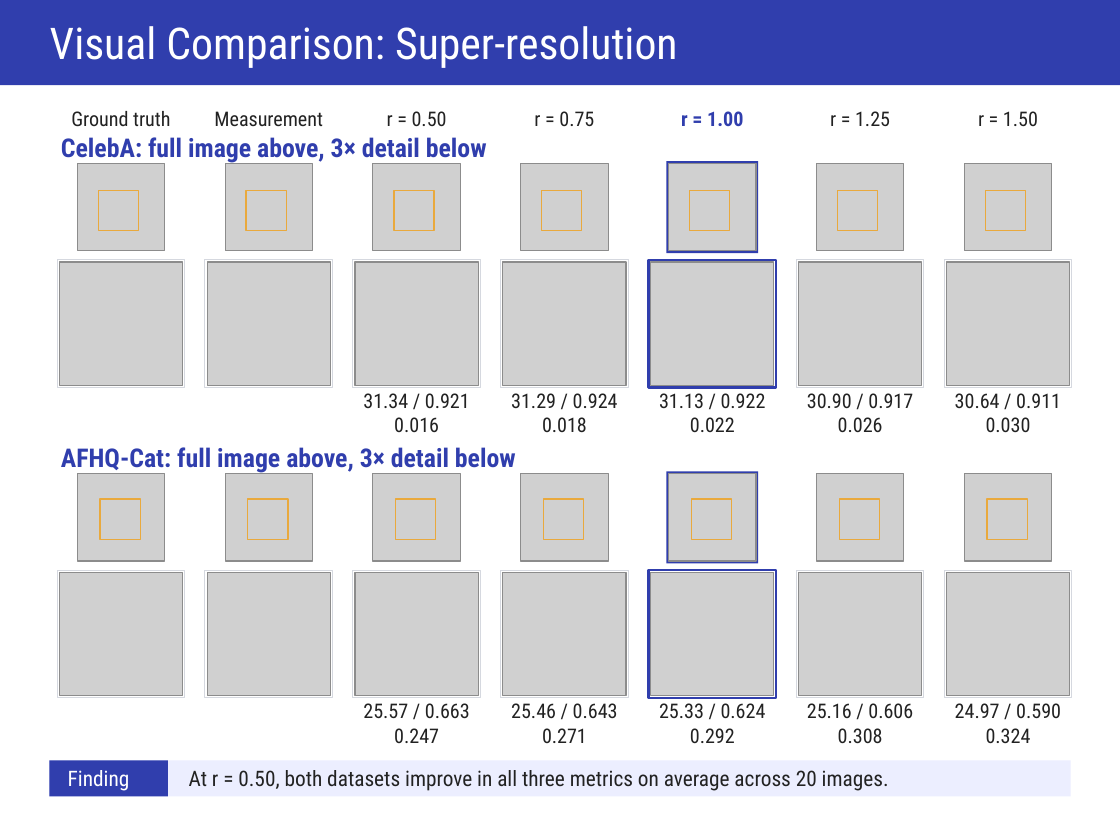
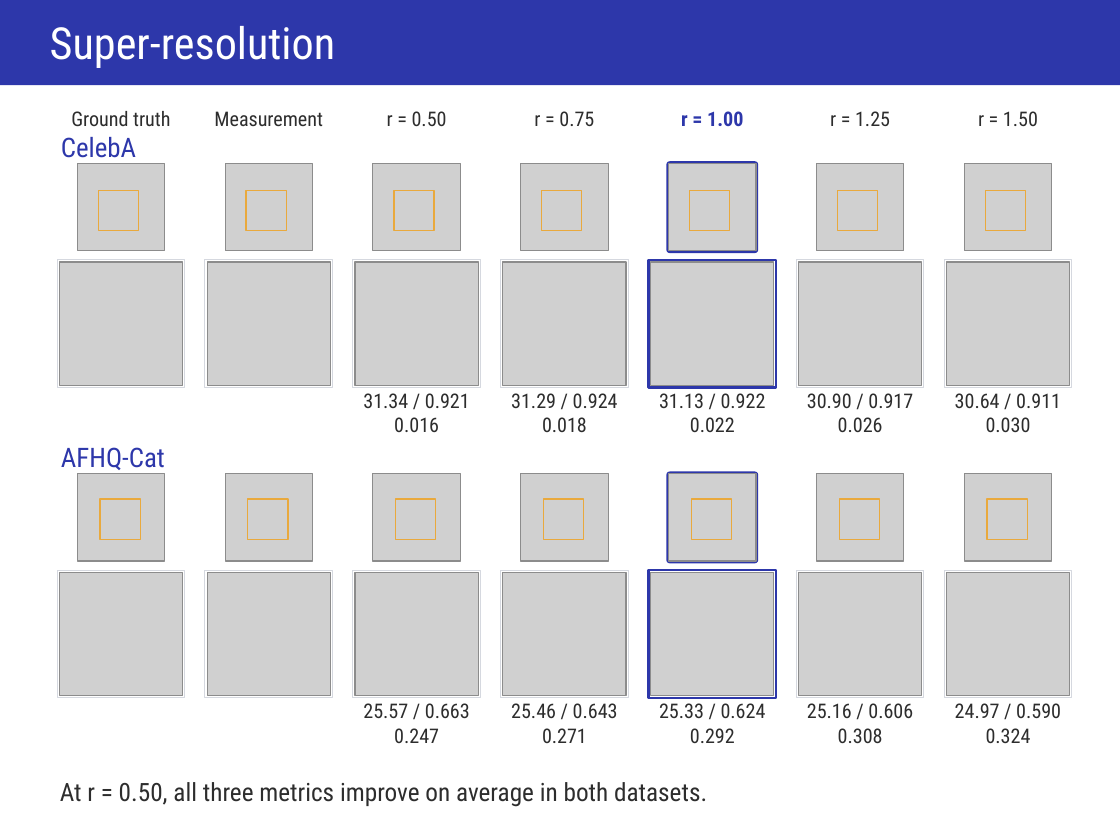
Before and after one commit to ItayShorian07/Diffusion--flower-project, a slide deck: slide 13 of artifacts/presentation/FLOWER- Presentation.pptx. Drawn at 1120x840 pixels with LibreOffice and Linux fonts; fonts in the diff are those of the drawing; grey boxes stand for pictures. Boxes give left, top, right and bottom in pixels: in the first picture for what was removed or moved away, otherwise in the second. Text is boxed around its words. In the diff, an @@ line names an element or a change of style, - is before the commit and + after.

```diff
--- a/artifacts/presentation/FLOWER- Presentation.pptx
+++ b/artifacts/presentation/FLOWER- Presentation.pptx
@@ rectangle at [0,0,1120,85]: fill #303EAD to #2D37AA @@
@@ text at [50,26,335,68]: text changed; size 29.2 to 29.6 pt @@
-Visual Comparison: Super-resolution
+Super-resolution
@@ text colour #222222 to #2D2D2D in 3 elements at [71,111,170,126], [214,111,323,126], [387,111,447,126] @@
@@ text at [61,137,136,158]: text changed; size 17.2 to 18 pt; text colour #303EAD to #2D37AA; bold off @@
-CelebA: full image above, 3× detail below
+CelebA
@@ text at [61,447,165,474]: text changed; size 17.2 to 18 pt; text colour #303EAD to #2D37AA; bold off @@
-AFHQ-Cat: full image above, 3× detail below
+AFHQ-Cat
@@ text "At r = 0.50, all ..." at [60,782,707,807]: vertical alignment middle to top @@
@@ rectangle removed at [49,760,1071,795] @@
@@ rectangle removed at [49,760,168,795] @@
@@ text removed at [68,770,130,791] @@
-Finding
@@ text at [60,782,707,807]: text changed; size 14.2 to 16.9 pt; text colour #222222 to #2D2D2D @@
-At r = 0.50, both datasets improve in all three metrics on average across 20 images.
+At r = 0.50, all three metrics improve on average in both datasets.
```
Also in this commit, not shown: 19 other slides changed, 2 other files.
